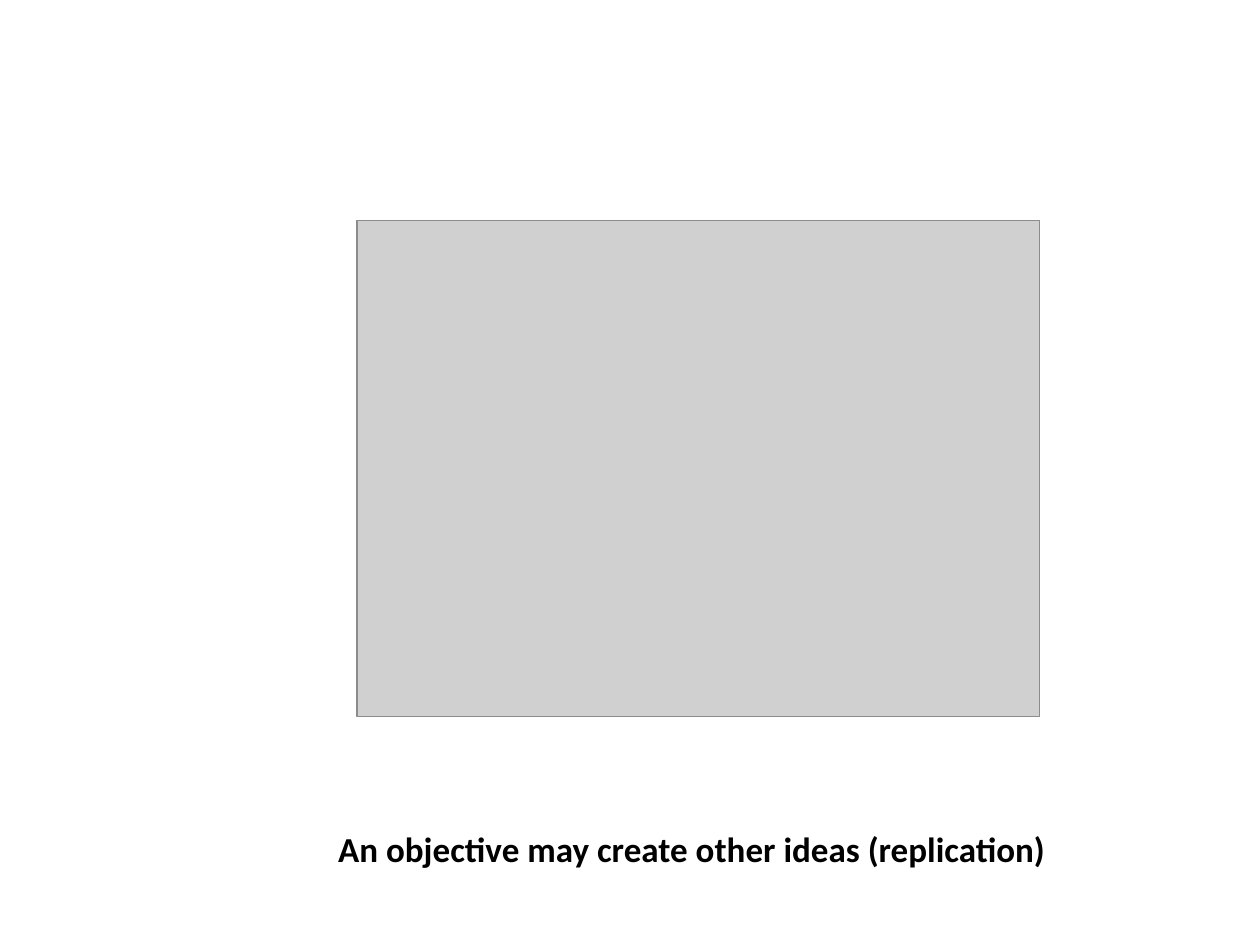
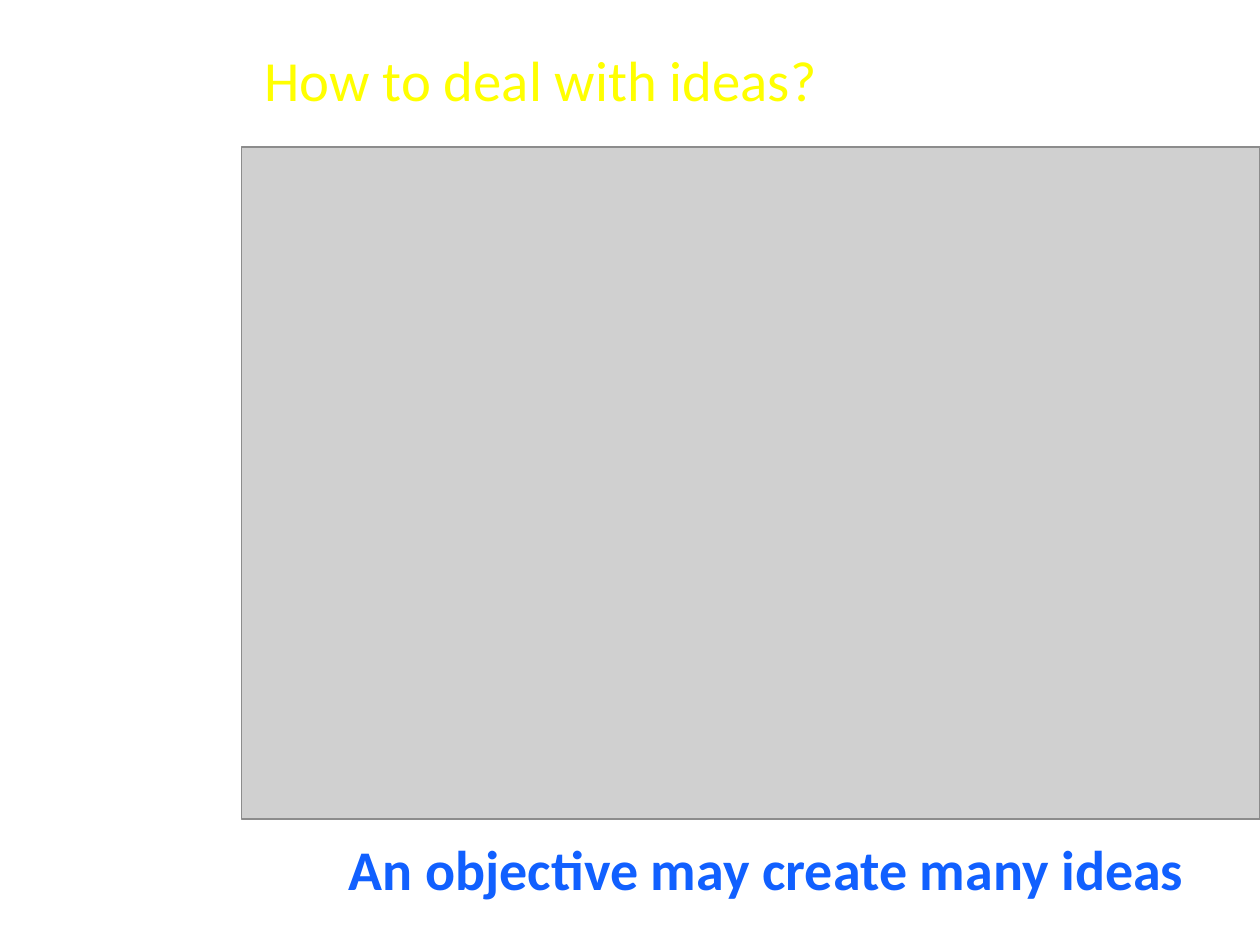
Before and after one commit to FeedMapping/Schema, a slide deck: slide 6 of slide/ppt/Mapping-Ideas.pptx (slide 13 before the commit). Drawn at 1260x945 pixels with LibreOffice and Linux fonts; fonts in the diff are those of the drawing; grey boxes stand for pictures; background and template pictures are left out. Boxes give left, top, right and bottom in pixels: in the first picture for what was removed or moved away, otherwise in the second. Text is boxed around its words. In the diff, an @@ line names an element or a change of style, - is before the commit and + after.

```diff
--- a/slide/ppt/Mapping-Ideas.pptx
+++ b/slide/ppt/Mapping-Ideas.pptx
@@ text added at (x1=265, y1=61, x2=817, y2=102), 32.4 pt, text #FFFF00 @@
+How to deal with ideas?
@@ picture resized from (x1=357, y1=220, x2=1040, y2=717) to (x1=242, y1=147, x2=1260, y2=819) @@
@@ title at (x1=349, y1=850, x2=1183, y2=900): text changed; size 20 to 32 pt; text colour #000000 to #1160FF @@
-An objective may create other ideas (replication)
+An objective may create many ideas
```
Also in this commit, not shown: 10 other slides changed, 10 slides added, 12 slides removed.
